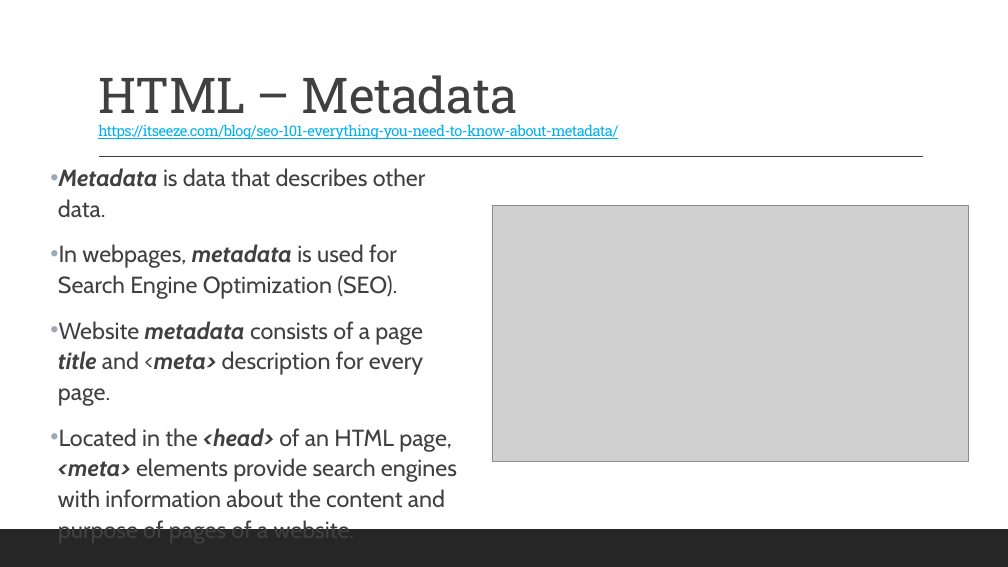
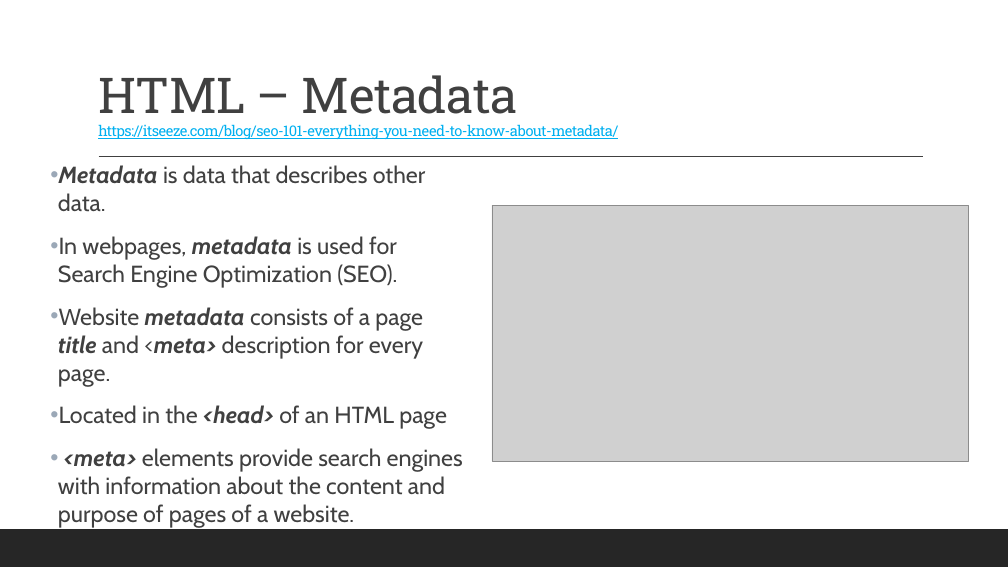
Before and after one commit to 2002-feb24-net/trainer-code, a slide deck: slide 13 of REPO_MarksCodeAndPPTs/DotNetPPTs/dotnetWeek3Ppts/D12_.NET_HTMLFundamentals.pptx. Drawn at 1008x567 pixels with LibreOffice and Linux fonts; fonts in the diff are those of the drawing; grey boxes stand for pictures. Boxes give left, top, right and bottom in pixels: in the first picture for what was removed or moved away, otherwise in the second. Text is boxed around its words. In the diff, an @@ line names an element or a change of style, - is before the commit and + after.

```diff
--- a/REPO_MarksCodeAndPPTs/DotNetPPTs/dotnetWeek3Ppts/D12_.NET_HTMLFundamentals.pptx
+++ b/REPO_MarksCodeAndPPTs/DotNetPPTs/dotnetWeek3Ppts/D12_.NET_HTMLFundamentals.pptx
@@ text at box(58, 165, 426, 387): line spacing 1.1 to 1 @@
@@ text at box(58, 405, 463, 528): text changed @@
-• Located in the <head> of an HTML page, <meta> elements provide search engines with information about the content and purpose of pages of a website.
+• Located in the <head> of an HTML page
+• <meta> elements provide search engines with information about the content and purpose of pages of a website.
```
Also in this commit, not shown: 7 other slides changed, 1 slide added, 3 other files.
